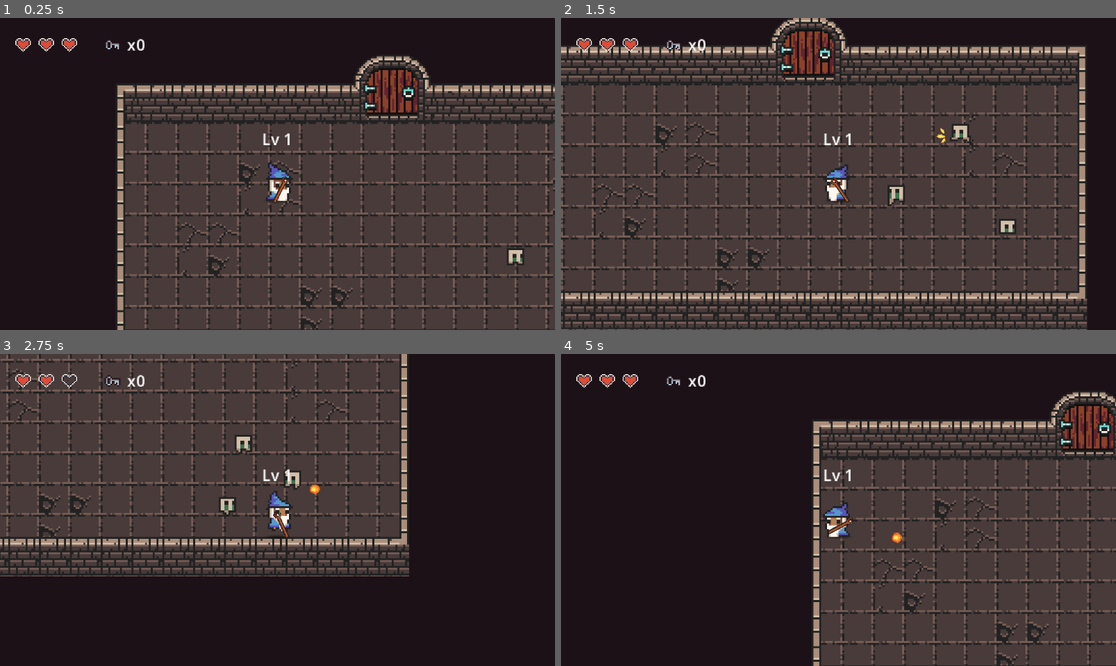
Above: before the commit, frames 1-4 (two rows, left to right).
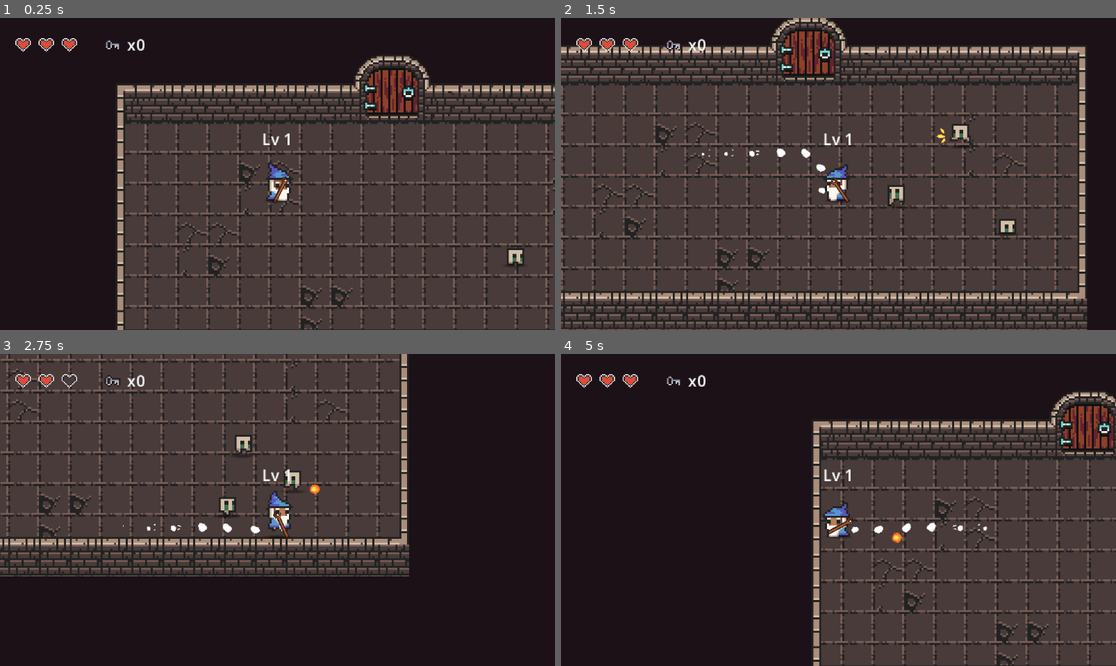
Above: after the commit, the same moments.

Repository: leanfj/infinit-dungeon
Game: Godot game, scene res://scenes/world_node_2d.tscn
Same seed, same stepped clock (60 frames per second), same inputs: the game is played once before the commit and once after it.
Inputs (mouse positions are in pixels of both pictures, inside the frame that each line leads up to):
- Up to frame 1 (0.25 s): no input
- Up to frame 2 (1.5 s): tap Enter at 0.5 s; move the mouse to (960, 158) at 0.52 s; press the mouse at (960, 158) at 0.53 s; hold D (move_right) 0.53-1.28 s; move the mouse to (727, 189) at 1.27 s; release the mouse at (727, 189) at 1.28 s; hold S (move_down) from 1.28 s (still down); right-click (727, 189) at 1.35 s
- Up to frame 3 (2.75 s): move the mouse to (333, 441) at 2.02 s; release S (move_down) at 2.03 s; press the mouse at (333, 441) at 2.03 s; hold D (move_right) from 2.03 s (still down)
- Up to frame 4 (5 s): move the mouse to (810, 572) at 2.77 s; release D (move_right) at 2.78 s; release the mouse at (810, 572) at 2.78 s; hold W (move_up) 2.78-3.5 s; right-click (810, 572) at 2.85 s; click "Reiniciar" at 3.5 s; move the mouse to (1005, 556) at 4.27 s; press the mouse at (1005, 556) at 4.28 s; hold A (move_left) from 4.28 s (still down)

The runs differ from the first frame. In frame 1, less than 0.1% of the frame differs, in the area x 49-94%, y 58-80%; in frame 2, 0.2%, in the area x 25-82%, y 40-70%; in frame 3, 0.2%; in frame 4, 0.2%.

Commit message:
Add smoke effect for player movement; implement RunSmoke node and spawn logic

Diff:
--- a/entities/Enemies/enemy_character_body_2d.tscn
+++ b/entities/Enemies/enemy_character_body_2d.tscn
@@ -1,8 +1,10 @@
-[gd_scene load_steps=3 format=3 uid="uid://bacfhnw4iwivs"]
+[gd_scene load_steps=5 format=3 uid="uid://bacfhnw4iwivs"]
 
 [ext_resource type="Script" uid="uid://b7y0d5ju8sji4" path="res://entities/Enemies/enemy_character_body_2d.gd" id="1_42da6"]
+[ext_resource type="PackedScene" uid="uid://cf5m8oap12xy0" path="res://mechanics/shadow/shadow.tscn" id="2_kvi6x"]
 
 [sub_resource type="SpriteFrames" id="SpriteFrames_6muyh"]
+
 [sub_resource type="RectangleShape2D" id="RectangleShape2D_contact"]
 size = Vector2(10, 14)
 
@@ -16,9 +18,8 @@
 
 [node name="ContactArea2D" type="Area2D" parent="."]
 collision_layer = 0
-collision_mask = 1
-monitoring = true
-monitorable = true
 
 [node name="CollisionShape2D2" type="CollisionShape2D" parent="ContactArea2D"]
 shape = SubResource("RectangleShape2D_contact")
+
+[node name="Shadow" parent="." instance=ExtResource("2_kvi6x")]
--- a/entities/player/player_character_body_2d.gd
+++ b/entities/player/player_character_body_2d.gd
@@ -5,6 +5,8 @@
 var _attack_animation_name: String = ""
 var _knockback_timer: float = 0.0
 var _knockback_direction: Vector2 = Vector2.ZERO
+var _smoke_spawn_timer: float = 0.0
+var _smoke_spawn_interval: float = 0.1  # Spawn smoke every 0.1 seconds when moving
 
 signal health_changed(current: int, max: int)
 signal died
@@ -107,6 +109,7 @@
 	_move()
 	_attack()
 	_animate()
+	_spawn_smoke(_delta)
 
 func _attack() -> void:
 	if Input.is_action_pressed("primary_attack") and _can_attack:
@@ -234,3 +237,31 @@
 
 func _emit_keys() -> void:
 	keys_changed.emit(key_count)
+
+
+func _spawn_smoke(_delta: float) -> void:
+	# Só spawn fumaça se estiver se movendo
+	if velocity.length() < 10.0:
+		_smoke_spawn_timer = 0.0
+		return
+
+	_smoke_spawn_timer += _delta
+
+	if _smoke_spawn_timer >= _smoke_spawn_interval:
+		_smoke_spawn_timer = 0.0
+
+		var smoke_scene: PackedScene = preload("res://mechanics/RunSmoke/run_smoke_node_2d.tscn")
+		var smoke_instance: Node2D = smoke_scene.instantiate() as Node2D
+
+		if get_parent():
+			get_parent().add_child(smoke_instance)
+			# Posiciona a fumaça atrás do player
+			smoke_instance.global_position = global_position
+			smoke_instance.position.y += 11.0
+			#Realizar o flip da fumaça baseado na direção do movimento
+			if velocity.x < 0:
+				smoke_instance.scale.x = -1.0
+			else:
+				smoke_instance.scale.x = 1.0
+			# Z-index menor para ficar atrás
+			smoke_instance.z_index = z_index - 1
--- a/entities/player/player_character_body_2d.tscn
+++ b/entities/player/player_character_body_2d.tscn
@@ -13,11 +13,6 @@
 [node name="PlayerCharacterBody2D" type="CharacterBody2D"]
 z_index = 1
 script = ExtResource("1_yo3wp")
-
-[node name="Shadow" parent="." instance=ExtResource("3_shadow")]
-z_index = -1
-offset_top = 14.0
-offset_bottom = 30.0
 
 [node name="AnimatedSprite2D" type="AnimatedSprite2D" parent="."]
 y_sort_enabled = true
@@ -40,3 +35,5 @@
 theme_override_font_sizes/font_size = 8
 text = "Lv 1"
 horizontal_alignment = 1
+
+[node name="Shadow2" parent="." instance=ExtResource("3_shadow")]
--- /dev/null
+++ b/mechanics/RunSmoke/run_smoke_node_2d.gd
@@ -0,0 +1,12 @@
+extends Node2D
+class_name RunSmoke
+
+@onready var _animated_sprite: AnimatedSprite2D = $AnimatedSprite2D
+
+func _ready() -> void:
+	if _animated_sprite:
+		_animated_sprite.play("default")
+		_animated_sprite.animation_finished.connect(_on_animation_finished)
+
+func _on_animation_finished() -> void:
+	queue_free()
--- a/mechanics/RunSmoke/run_smoke_node_2d.tscn
+++ b/mechanics/RunSmoke/run_smoke_node_2d.tscn
@@ -1,6 +1,7 @@
-[gd_scene load_steps=15 format=3 uid="uid://bj0tdhbftiftt"]
+[gd_scene load_steps=16 format=3 uid="uid://bj0tdhbftiftt"]
 
 [ext_resource type="Texture2D" uid="uid://ccewrx6iswn76" path="res://mechanics/RunSmoke/Free Smoke Fx  Pixel 06.png" id="1_k1x8w"]
+[ext_resource type="Script" uid="uid://d30yw3ydt6gtc" path="res://mechanics/RunSmoke/run_smoke_node_2d.gd" id="2_script"]
 
 [sub_resource type="AtlasTexture" id="AtlasTexture_rq6g3"]
 atlas = ExtResource("1_k1x8w")
@@ -89,16 +90,19 @@
 "duration": 1.0,
 "texture": SubResource("AtlasTexture_khsh4")
 }],
-"loop": true,
+"loop": false,
 "name": &"default",
-"speed": 18.0
+"speed": 13.0
 }]
 
 [node name="RunSmokeNode2D" type="Node2D"]
+script = ExtResource("2_script")
 
 [node name="AnimatedSprite2D" type="AnimatedSprite2D" parent="."]
-position = Vector2(-63, 1)
+position = Vector2(-26, -8.344646e-07)
 rotation = -0.9023352
+scale = Vector2(0.3, 0.3)
 sprite_frames = SubResource("SpriteFrames_mjqmv")
-frame_progress = 0.25939646
+frame = 11
+frame_progress = 1.0
 centered = false
--- a/project.godot
+++ b/project.godot
@@ -34,34 +34,40 @@
 "deadzone": 0.2,
 "events": [Object(InputEventKey,"resource_local_to_scene":false,"resource_name":"","device":-1,"window_id":0,"alt_press …(191 unchanged characters)…
 , Object(InputEventKey,"resource_local_to_scene":false,"resource_name":"","device":-1,"window_id":0,"alt_pressed":false …(186 unchanged characters)…
+, Object(InputEventJoypadMotion,"resource_local_to_scene":false,"resource_name":"","device":-1,"axis":0,"axis_value":-1.0,"script":null)
 ]
 }
 move_right={
 "deadzone": 0.2,
 "events": [Object(InputEventKey,"resource_local_to_scene":false,"resource_name":"","device":-1,"window_id":0,"alt_press …(192 unchanged characters)…
 , Object(InputEventKey,"resource_local_to_scene":false,"resource_name":"","device":-1,"window_id":0,"alt_pressed":false …(186 unchanged characters)…
+, Object(InputEventJoypadMotion,"resource_local_to_scene":false,"resource_name":"","device":-1,"axis":0,"axis_value":1.0,"script":null)
 ]
 }
 move_up={
 "deadzone": 0.2,
 "events": [Object(InputEventKey,"resource_local_to_scene":false,"resource_name":"","device":-1,"window_id":0,"alt_press …(192 unchanged characters)…
 , Object(InputEventKey,"resource_local_to_scene":false,"resource_name":"","device":-1,"window_id":0,"alt_pressed":false …(186 unchanged characters)…
+, Object(InputEventJoypadMotion,"resource_local_to_scene":false,"resource_name":"","device":-1,"axis":1,"axis_value":-1.0,"script":null)
 ]
 }
 move_down={
 "deadzone": 0.2,
 "events": [Object(InputEventKey,"resource_local_to_scene":false,"resource_name":"","device":-1,"window_id":0,"alt_press …(192 unchanged characters)…
 , Object(InputEventKey,"resource_local_to_scene":false,"resource_name":"","device":-1,"window_id":0,"alt_pressed":false …(186 unchanged characters)…
+, Object(InputEventJoypadMotion,"resource_local_to_scene":false,"resource_name":"","device":-1,"axis":1,"axis_value":1.0,"script":null)
 ]
 }
 primary_attack={
 "deadzone": 0.2,
 "events": [Object(InputEventMouseButton,"resource_local_to_scene":false,"resource_name":"","device":-1,"window_id":0,"a …(258 unchanged characters)…
+, Object(InputEventJoypadButton,"resource_local_to_scene":false,"resource_name":"","device":-1,"button_index":0,"pressure":0.0,"pressed":true,"script":null)
 ]
 }
 secondary_attack={
 "deadzone": 0.2,
 "events": [Object(InputEventMouseButton,"resource_local_to_scene":false,"resource_name":"","device":-1,"window_id":0,"a …(258 unchanged characters)…
+, Object(InputEventJoypadButton,"resource_local_to_scene":false,"resource_name":"","device":-1,"button_index":1,"pressure":0.0,"pressed":true,"script":null)
 ]
 }
 
Not shown, added: mechanics/RunSmoke/run_smoke_node_2d.gd.uid
